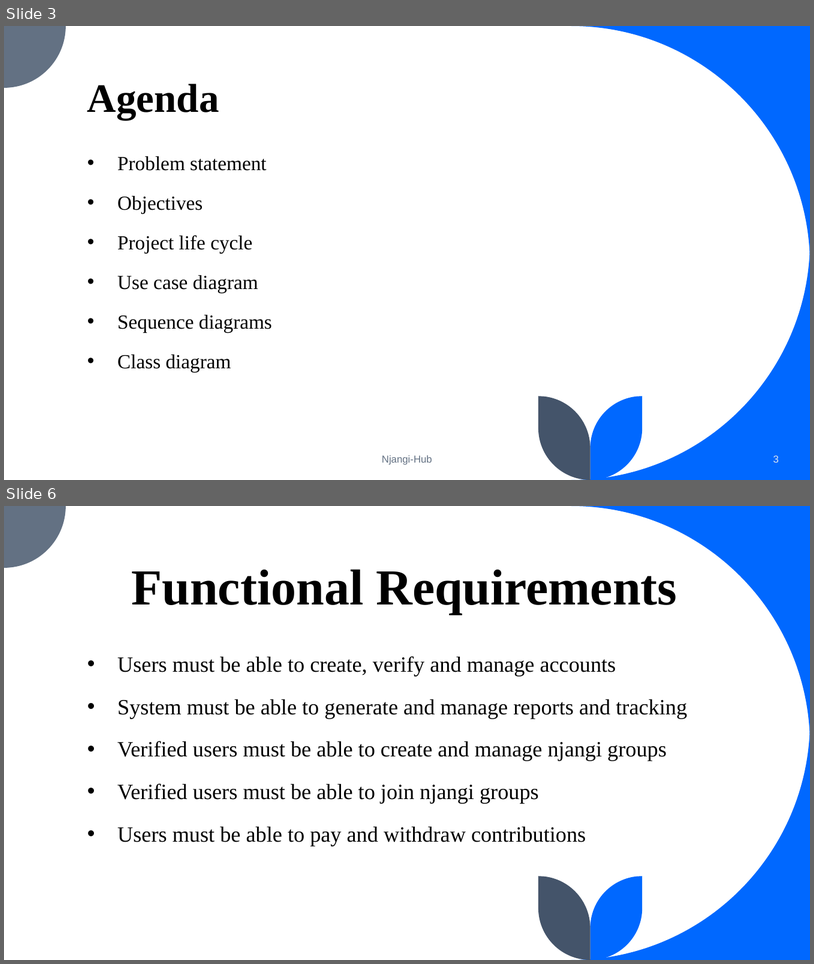
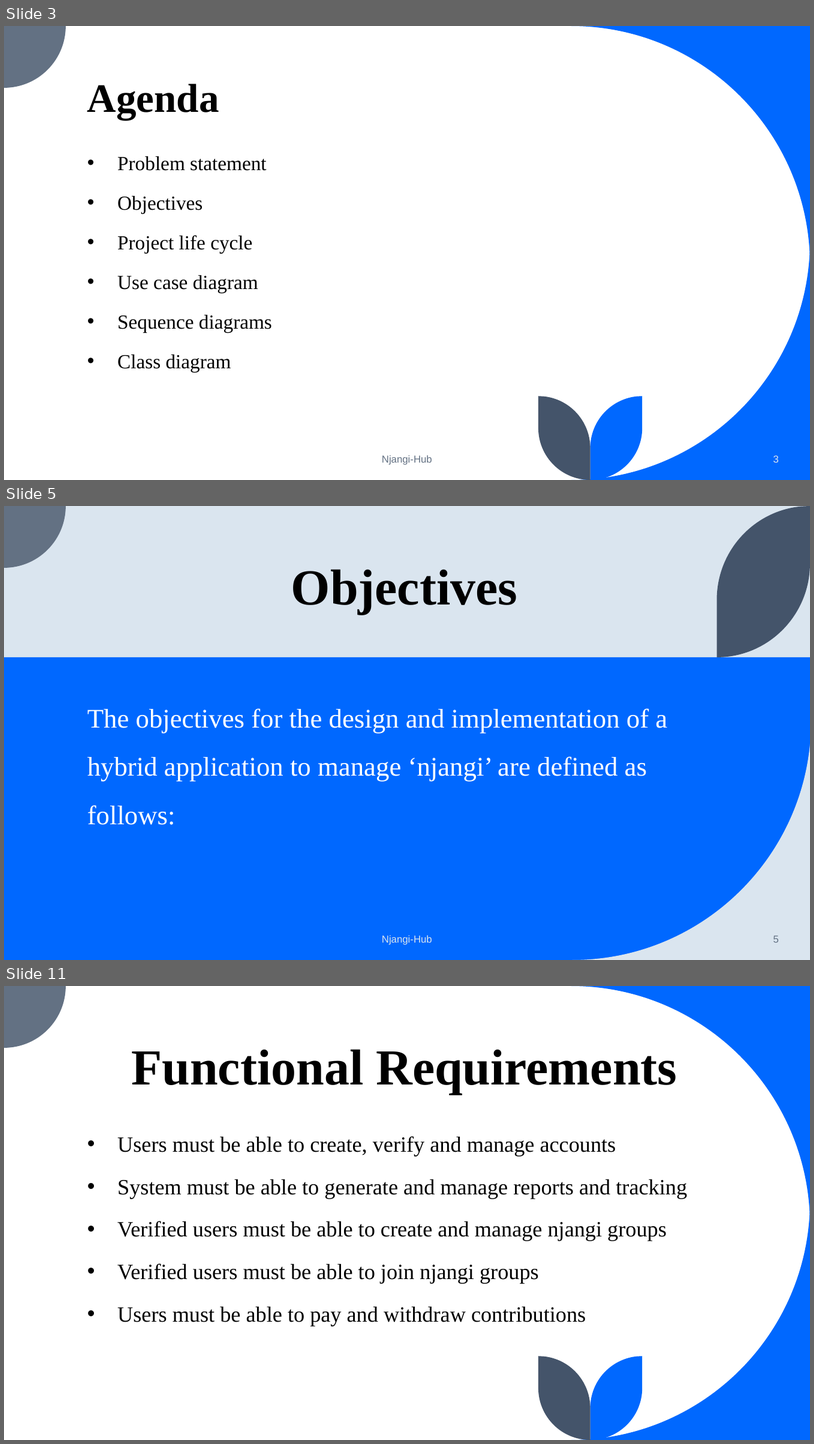
Before and after one commit to Fuangi/Landmark-njangi-hub, a slide deck: njangi.pptx. Shown one above the other, each under a label of ours: slides 3 and 6 before the commit, slides 3, 5 and 11 after it; the slides between them are not shown. The pictures are 814x964 and 814x1444 pixels, drawn with LibreOffice and Linux fonts; fonts in the diff are those of the drawing. Boxes give left, top, right and bottom in pixels: in the first picture for what was removed or moved away, otherwise in the second. Text is boxed around its words. In the diff, an @@ line names an element or a change of style, - is before the commit and + after.

```diff
--- a/njangi.pptx
+++ b/njangi.pptx
@@ slide 5 added at [4, 506, 810, 960], background #DAE5EF; not listed: 1 template element that a slide beside it also shows @@
@@ freeform shape added at [717, 506, 810, 657], fill #44546A @@
@@ title added at [291, 569, 518, 614], 60 pt, text #000000, bold @@
+Objectives
@@ rectangle added at [4, 657, 810, 960], fill #0068FF @@
@@ text added at [87, 708, 668, 825], 32 pt, text #FFFFFF @@
+The objectives for the design and implementation of a hybrid application to manage ‘njangi’ are defined as follows:
@@ freeform shape added at [573, 721, 810, 960], fill #DAE5EF @@
@@ text added at [382, 935, 432, 945], 12 pt, text #DAE5EF @@
+Njangi-Hub
@@ page number added at [774, 935, 779, 942], 12 pt, text #637183 @@
+5
@@ what was slide 6 is now slide 11 @@
```
Also in this commit, not shown: 3 slides changed, 4 other slides added, 1 other file.
